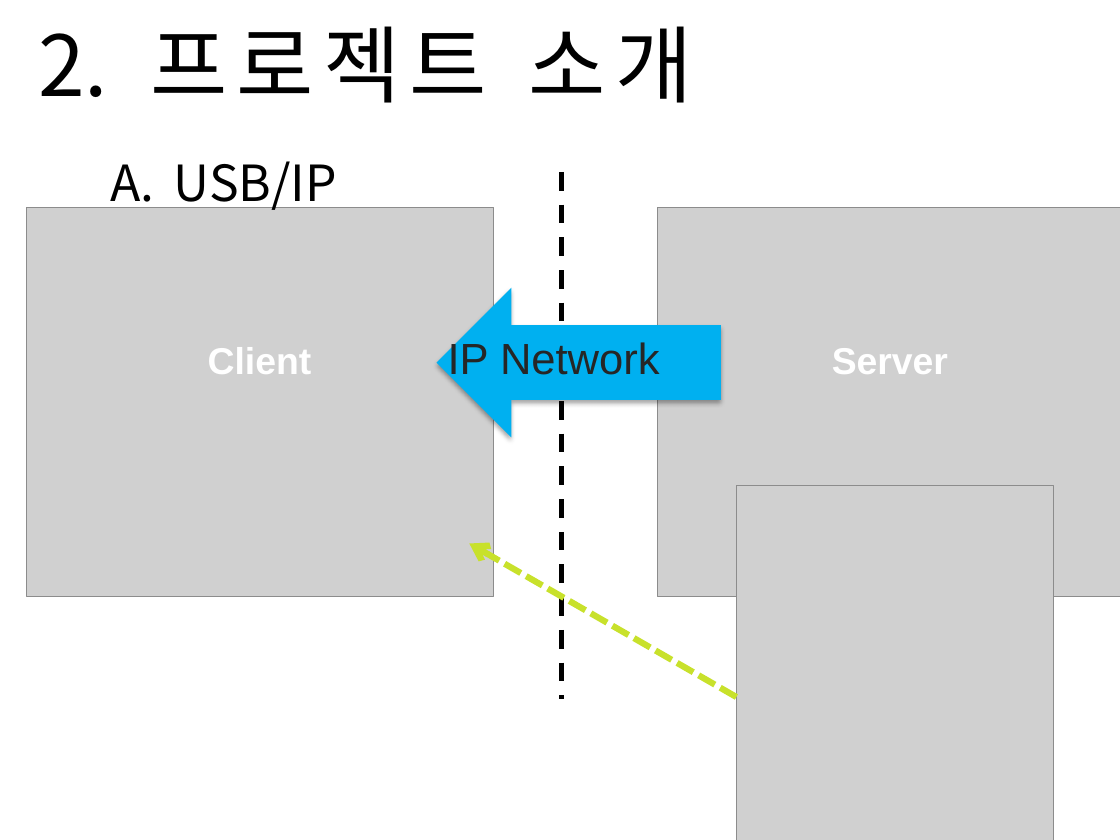
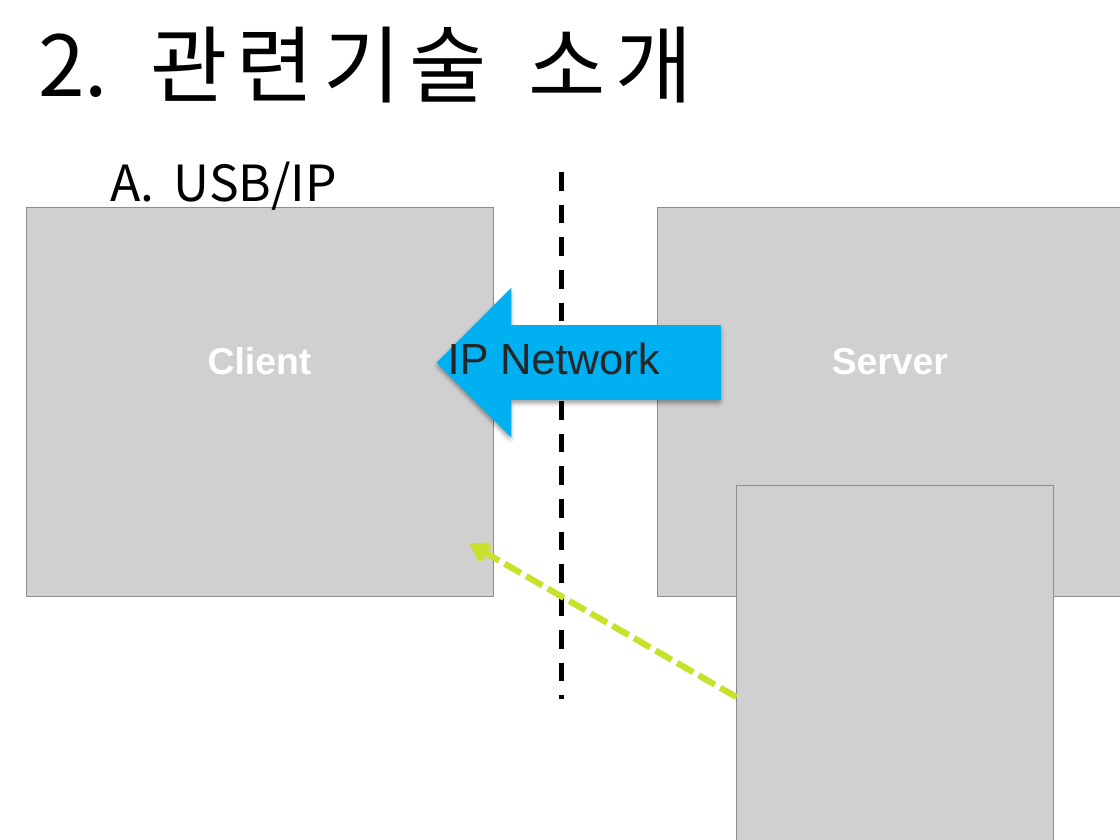
Before and after one commit to Sanghyun-Lee/Android-USB, a slide deck: slide 5 of Documents/presentation doc/mid_presentation.pptx. Drawn at 1120x840 pixels with LibreOffice and Linux fonts; fonts in the diff are those of the drawing; grey boxes stand for pictures; background and template pictures are left out. Boxes give left, top, right and bottom in pixels: in the first picture for what was removed or moved away, otherwise in the second. Text is boxed around its words. In the diff, an @@ line names an element or a change of style, - is before the commit and + after.

```diff
--- a/Documents/presentation doc/mid_presentation.pptx
+++ b/Documents/presentation doc/mid_presentation.pptx
@@ title at (150, 26, 692, 103): text changed @@
-2. 프로젝트 소개
+2. 관련기술 소개
```
Also in this commit, not shown: 8 other slides changed.
